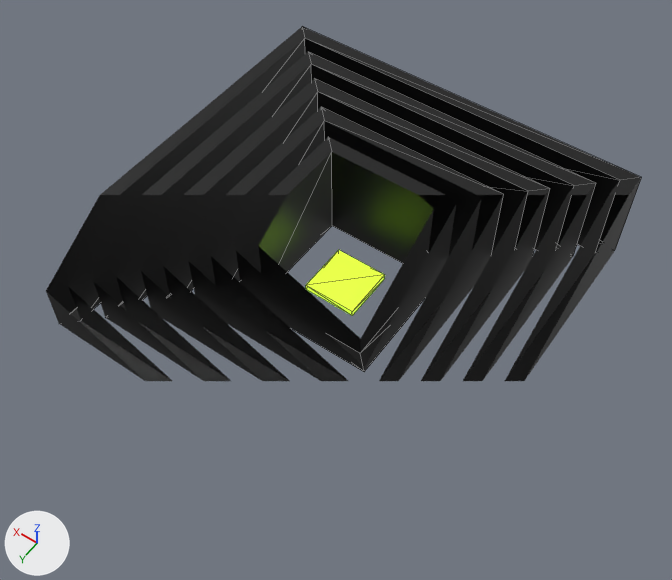
What one commit did to the glTF model works/016_masu/model.glb.
One viewpoint serves both versions: a camera (50 mm lens) standing at (-0.988, 1.432, 3.106) and looking at (-0.028, 0.087, 0.992). The lights are fixed; the arrows at lower left show +X, +Y and +Z. The first picture is the older version. Mesh edges are drawn as thin lines. Everything nearer to the camera than a plane just in front of the edit is cut away. Vertices at exactly the same position are counted once.
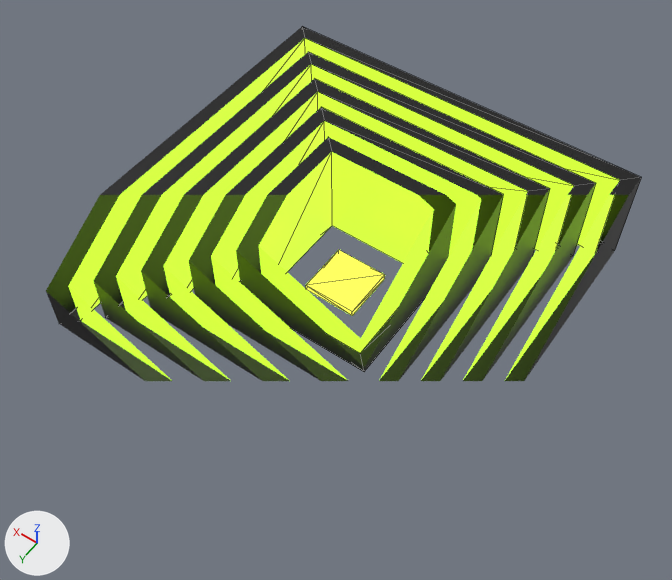
Pixel boxes (x1, y1, x2, y2) of what changed, in the pictures (672 x 580 px):
```json
{"object": "core", "change": "surface changed", "before": [306, 250, 385, 316], "after": [306, 250, 385, 316]}
{"part": 1, "of": "me_frame", "change": "recoloured", "before": [68, 38, 620, 380], "after": [68, 38, 620, 380]}
{"part": 2, "of": "me_frame_001", "change": "recoloured", "before": [116, 64, 574, 380], "after": [116, 64, 574, 380]}
{"part": 3, "of": "me_frame_002", "change": "recoloured", "before": [163, 92, 528, 381], "after": [163, 92, 528, 381]}
{"part": 4, "of": "me_frame_003", "change": "recoloured", "before": [211, 121, 481, 380], "after": [211, 121, 481, 380], "on screen": "black to green"}
{"part": 5, "of": "me_frame_004", "change": "recoloured", "before": [259, 152, 434, 353], "after": [259, 152, 434, 353], "on screen": "lighter"}
```

Scene script edits in JSON lines:
```json
{"op": "set", "path": "mat_core_lime.emission_strength", "old": "1.118", "new": "2.46"}
{"op": "add", "block": "mat_inner_lime", "code": ["mat_inner_lime = principled_material('inner_lime')", "mat_inner_lime.base_color = (0.015, 0.03, 0.005)  # dark green #213010", "mat_inner_lime.emission_color = (0.505, 1.0, 0.0367)  # green #bcff36", "mat_inner_lime.emission_strength = 1.342"]}
{"block": "me_frame", "where": "me_frame.from_pydata(...)  # 16 vertices, 32 faces; spans x -0.6..0.6, y -0.6..0.6, z -0.16..0.16"}
{"block": "me_frame", "where": "# used by ob_box_0; location = (0.0, 0.0, 1.06)"}
{"block": "me_frame", "change": "me_frame part 1: 8 faces spanning x -0.555..0.555, y -0.555..0.555, z -0.16..0.16 switch from mat_box_black (black #0a0a0a) to mat_inner_lime (dark green #213010, glowing green #bcff36)"}
{"block": "me_frame_001", "where": "me_frame_001.from_pydata(...)  # 16 vertices, 32 faces; spans x -0.505..0.505, y -0.505..0.505, z -0.16..0.16"}
{"block": "me_frame_001", "where": "# used by ob_box_1; location = (0.0, 0.0, 1.06)"}
{"block": "me_frame_001", "change": "me_frame_001 part 2: 8 faces spanning x -0.46..0.46, y -0.46..0.46, z -0.16..0.16 switch from mat_box_black (black #0a0a0a) to mat_inner_lime (dark green #213010, glowing green #bcff36)"}
{"block": "me_frame_002", "where": "me_frame_002.from_pydata(...)  # 16 vertices, 32 faces; spans x -0.41..0.41, y -0.41..0.41, z -0.16..0.16"}
{"block": "me_frame_002", "where": "# used by ob_box_2; location = (0.0, 0.0, 1.06)"}
{"block": "me_frame_002", "change": "me_frame_002 part 3: 8 faces spanning x -0.365..0.365, y -0.365..0.365, z -0.16..0.16 switch from mat_box_black (black #0a0a0a) to mat_inner_lime (dark green #213010, glowing green #bcff36)"}
{"block": "me_frame_003", "where": "me_frame_003.from_pydata(...)  # 16 vertices, 32 faces; spans x -0.315..0.315, y -0.315..0.315, z -0.16..0.16"}
{"block": "me_frame_003", "where": "# used by ob_box_3; location = (0.0, 0.0, 1.06)"}
{"block": "me_frame_003", "change": "me_frame_003 part 4: 8 faces spanning x -0.27..0.27, y -0.27..0.27, z -0.16..0.16 switch from mat_box_black (black #0a0a0a) to mat_inner_lime (dark green #213010, glowing green #bcff36)"}
{"block": "me_frame_004", "where": "me_frame_004.from_pydata(...)  # 16 vertices, 32 faces; spans x -0.22..0.22, y -0.22..0.22, z -0.16..0.16"}
{"block": "me_frame_004", "where": "# used by ob_box_4; location = (0.0, 0.0, 1.06)"}
{"block": "me_frame_004", "change": "me_frame_004 part 5: 8 faces spanning x -0.175..0.175, y -0.175..0.175, z -0.16..0.16 switch from mat_box_black (black #0a0a0a) to mat_inner_lime (dark green #213010, glowing green #bcff36)"}
```
